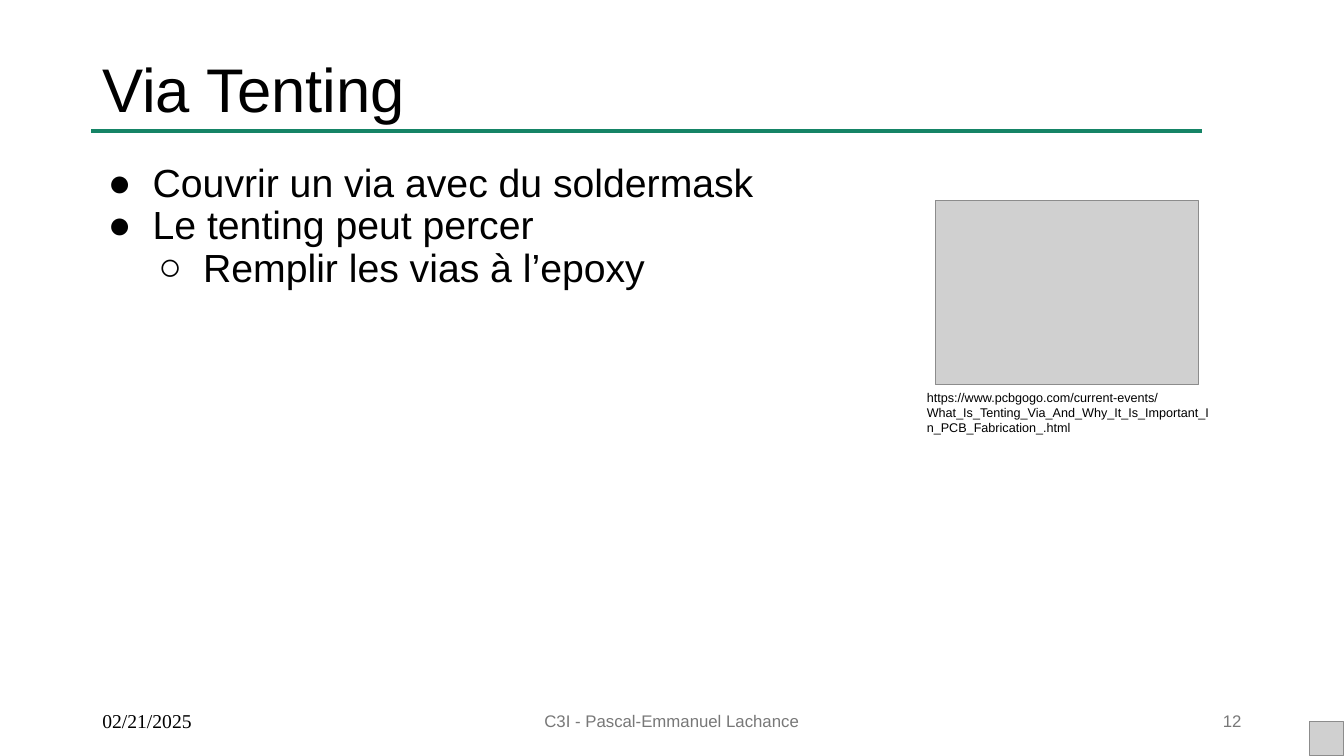
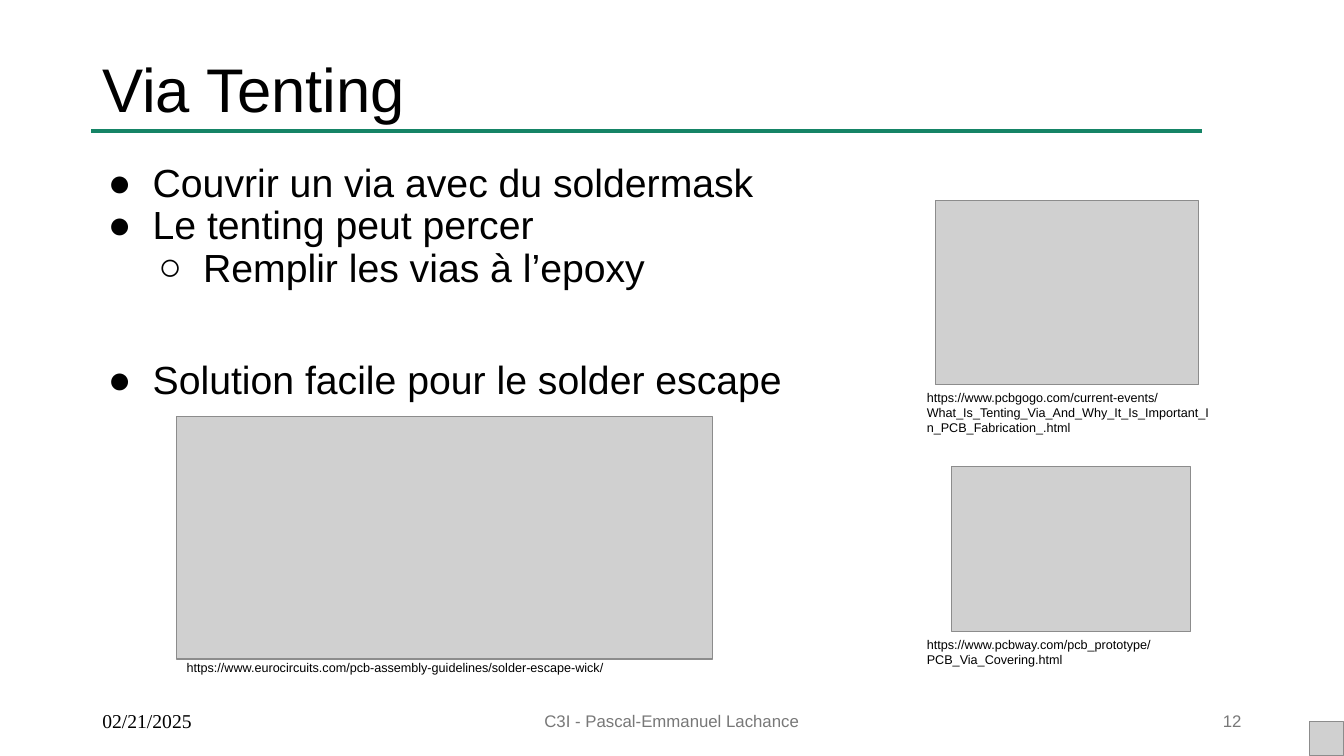
Before and after one commit to Raesangur/PPPPP, a slide deck: slide 12 of 01 - Comment est fabriqué un PCB/PPPPP 01 - Comment est fabriqué un PCB.pptx. Drawn at 1344x756 pixels with LibreOffice and Linux fonts; fonts in the diff are those of the drawing; grey boxes stand for pictures. Boxes give left, top, right and bottom in pixels: in the first picture for what was removed or moved away, otherwise in the second. Text is boxed around its words. In the diff, an @@ line names an element or a change of style, - is before the commit and + after.

```diff
--- a/01 - Comment est fabriqué un PCB/PPPPP 01 - Comment est fabriqué un PCB.pptx
+++ b/01 - Comment est fabriqué un PCB/PPPPP 01 - Comment est fabriqué un PCB.pptx
@@ text at [153, 365, 781, 402]: paragraph added @@
+● Solution facile pour le solder escape
@@ picture added at [176, 416, 712, 659] @@
@@ picture added at [952, 467, 1191, 632] @@
@@ text added at [927, 640, 1151, 667], 9 pt, text #000000 @@
+https://www.pcbway.com/pcb_prototype/PCB_Via_Covering.html
@@ text added at [187, 663, 604, 675], 9 pt, text #000000 @@
+https://www.eurocircuits.com/pcb-assembly-guidelines/solder-escape-wick/
```
Also in this commit, not shown: 4 other slides changed, 3 slides added, 7 other files.
